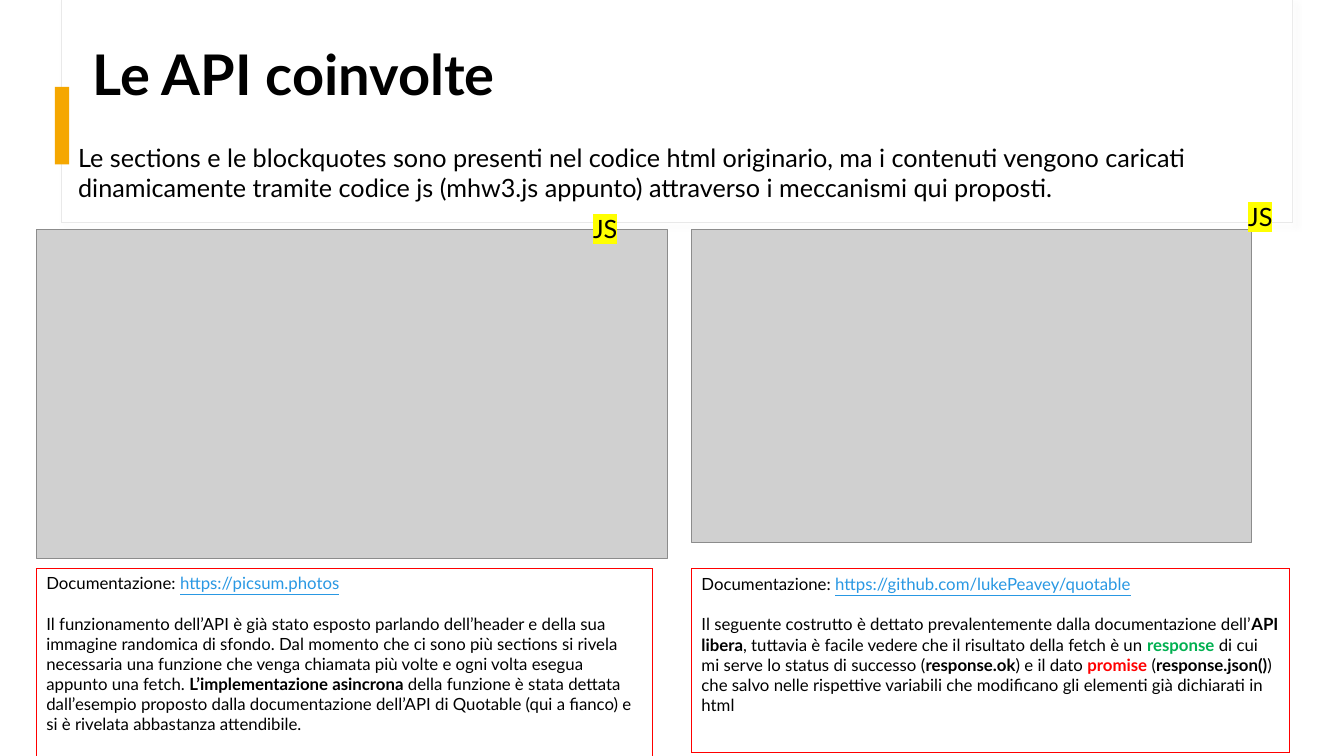
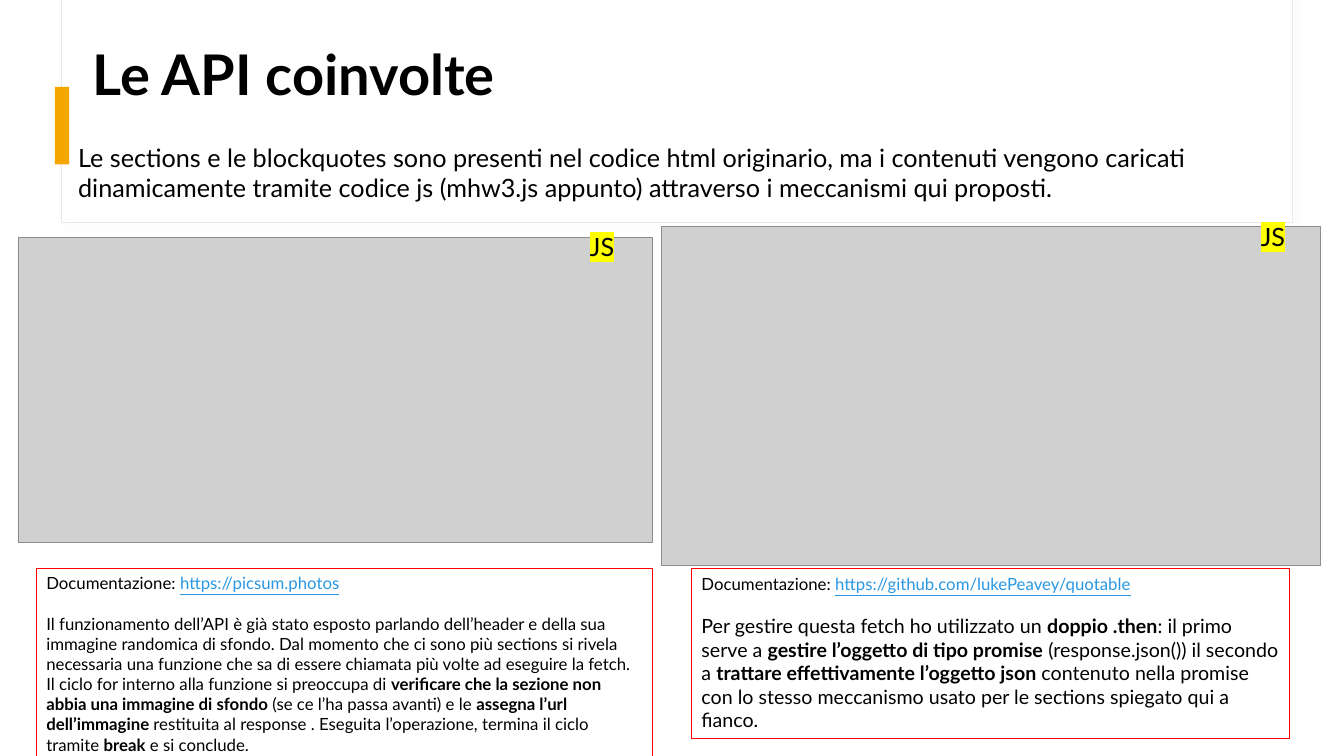
Before and after one commit to FrancescoCt/mhw3, a slide deck: slide 12 of mhw3.pptx. Drawn at 1344x756 pixels with LibreOffice and Linux fonts; fonts in the diff are those of the drawing; grey boxes stand for pictures. Boxes give left, top, right and bottom in pixels: in the first picture for what was removed or moved away, otherwise in the second. Text is boxed around its words. In the diff, an @@ line names an element or a change of style, - is before the commit and + after.

```diff
--- a/mhw3.pptx
+++ b/mhw3.pptx
@@ picture: place and size @@
-picture at [36, 230, 667, 559]
+picture at [18, 237, 652, 541]
@@ text "JS": place and size @@
-text "JS" at [593, 219, 617, 239]
+text "JS" at [590, 237, 614, 257]
@@ picture: place and size @@
-picture at [692, 230, 1252, 542]
+picture at [661, 227, 1321, 566]
@@ text "JS": place and size @@
-text "JS" at [1248, 207, 1272, 227]
+text "JS" at [1261, 227, 1285, 247]
@@ rectangle "Documentazione: https://github.com/lukePeavey/quotable": place and size @@
-rectangle "Documentazione: https://github.com/lukePeavey/quotable" at [692, 569, 1291, 752]
+rectangle "Documentazione: https://github.com/lukePeavey/quotable" at [692, 569, 1291, 738]
@@ text in rectangle at [46, 617, 630, 751]: text changed @@
-Il funzionamento dell’API è già stato esposto parlando dell’header e della sua immagine randomica di sfondo. Dal momento che ci sono più sections si rivela necessaria una funzione che venga chiamata più volte e ogni volta esegua appunto una fetch. L’implementazione asincrona della funzione è stata dettata dall’esempio proposto dalla documentazione dell’API di Quotable (qui a fianco) e si è rivelata abbastanza attendibile.
+Il funzionamento dell’API è già stato esposto parlando dell’header e della sua immagine randomica di sfondo. Dal momento che ci sono più sections si rivela necessaria una funzione che sa di essere chiamata più volte ad eseguire la fetch. Il ciclo for interno alla funzione si preoccupa di verificare che la sezione non abbia una immagine di sfondo (se ce l’ha passa avanti) e le assegna l’url dell’immagine restituita al response . Eseguita l’operazione, termina il ciclo tramite break e si conclude.
@@ text in rectangle at [701, 618, 1278, 727]: text changed; size 12 to 14 pt @@
-Il seguente costrutto è dettato prevalentemente dalla documentazione dell’API libera, tuttavia è facile vedere che il risultato della fetch è un response di cui mi serve lo status di successo (response.ok) e il dato promise (response.json()) che salvo nelle rispettive variabili che modificano gli elementi già dichiarati in html
+Per gestire questa fetch ho utilizzato un doppio .then: il primo serve a gestire l’oggetto di tipo promise (response.json()) il secondo a trattare effettivamente l’oggetto json contenuto nella promise con lo stesso meccanismo usato per le sections spiegato qui a fianco.
```
Also in this commit, not shown: 1 other slide changed, 3 other files.
